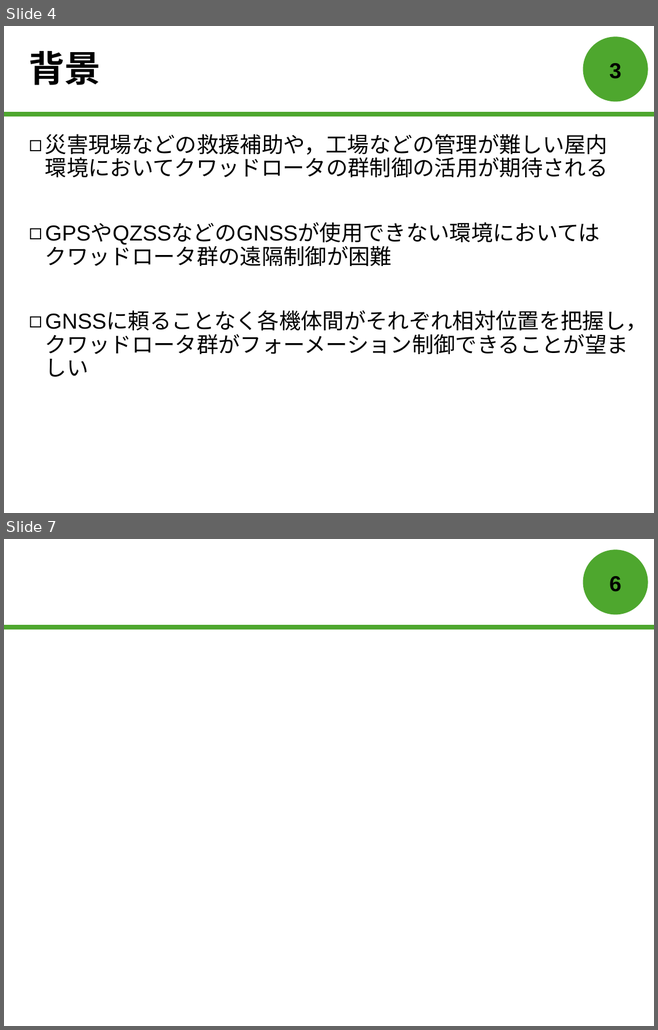
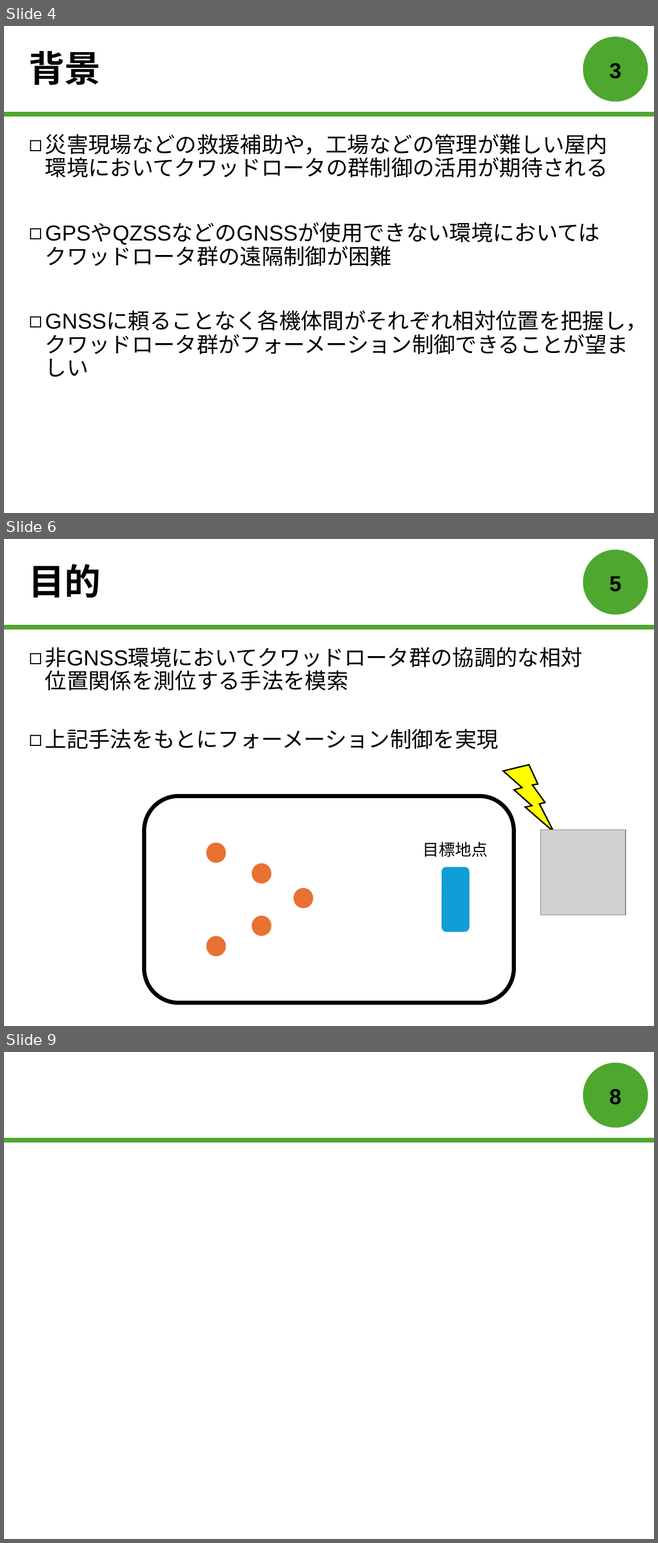
Before and after one commit to forest-book/MatlabLOSFormation, a slide deck: 森本皓斗.pptx. Shown one above the other, each under a label of ours: slides 4 and 7 before the commit, slides 4, 6 and 9 after it; the slides between them are not shown. The pictures are 658x1030 and 658x1543 pixels, drawn with LibreOffice and Linux fonts; fonts in the diff are those of the drawing; grey boxes stand for pictures. Boxes give left, top, right and bottom in pixels: in the first picture for what was removed or moved away, otherwise in the second. Text is boxed around its words. In the diff, an @@ line names an element or a change of style, - is before the commit and + after.

```diff
--- a/森本皓斗.pptx
+++ b/森本皓斗.pptx
@@ slide 6 added at (4,539,654,1026), background #FFFFFF; not listed: 2 template elements that a slide beside it also shows @@
@@ title added at (29,564,101,598), 40 pt, text #000000, bold @@
+目的
@@ page number added at (609,576,621,592), 24 pt, text #000000, bold @@
+5
@@ text added at (45,647,582,749), 24 pt, text #000000 @@
+◻ 非GNSS環境においてクワッドロータ群の協調的な相対
+  位置関係を測位する手法を模索
+◻ 上記手法をもとにフォーメーション制御を実現
@@ lightning bolt added at (493,761,565,832), fill #FFFF00, outline #000000 1.5 pt @@
@@ rounded rectangle added at (144,797,514,1003), outline #000000 4.5 pt @@
@@ picture added at (540,830,625,914) @@
@@ group added at (206,842,313,956): 5 ellipses @@
@@ text added at (422,842,487,857), 18 pt, text #000000 @@
+目標地点
@@ rounded rectangle added at (441,867,469,932), fill #0F9ED5 @@
@@ what was slide 7 is now slide 9 @@
@@ page number at (609,1089,621,1105): text changed @@
-6
+8
```
Also in this commit, not shown: 1 slide changed, 2 other slides added, 1 slide removed.
